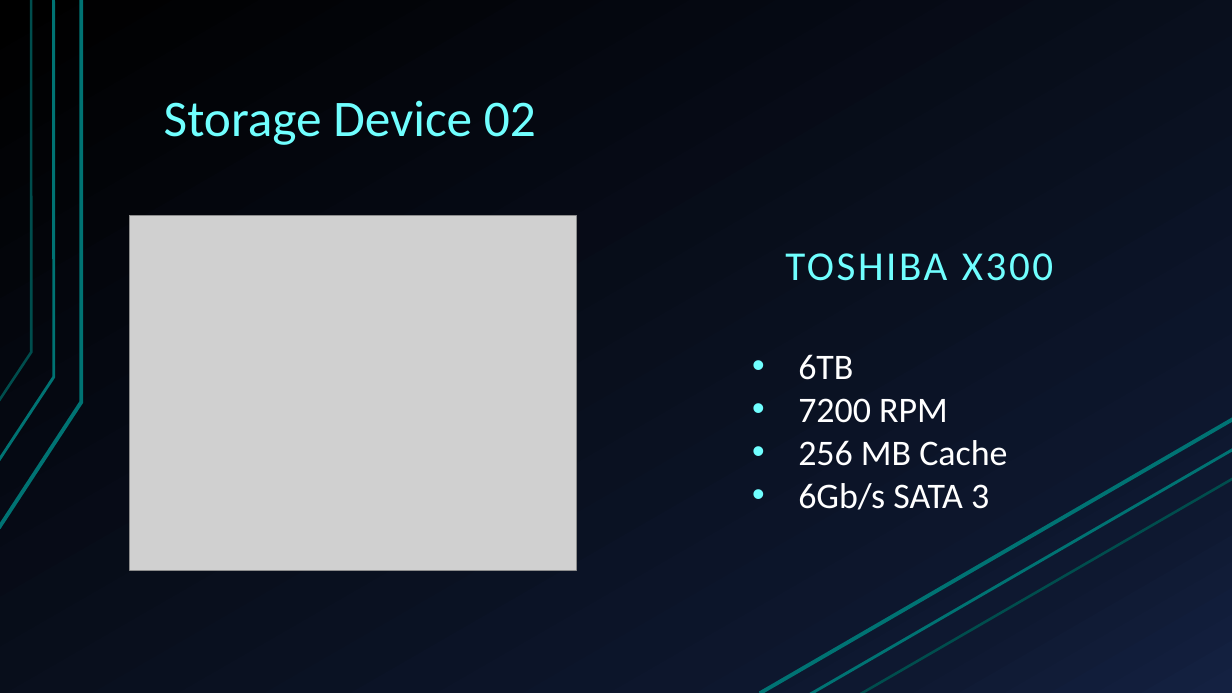
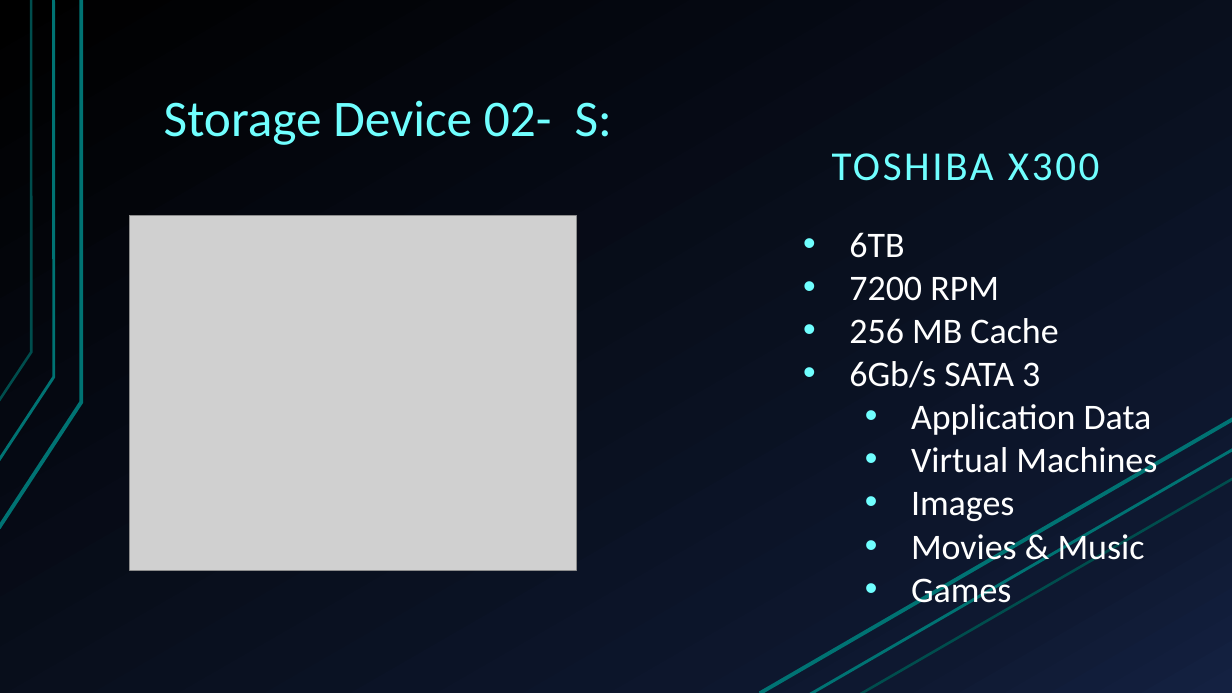
Before and after one commit to Ploppa-Smurph/ctec112_IT_HardwareSupport, a slide deck: slide 11 of buildPC.pptx. Drawn at 1232x693 pixels with LibreOffice and Linux fonts; fonts in the diff are those of the drawing; grey boxes stand for pictures. Boxes give left, top, right and bottom in pixels: in the first picture for what was removed or moved away, otherwise in the second. Text is boxed around its words. In the diff, an @@ line names an element or a change of style, - is before the commit and + after.

```diff
--- a/buildPC.pptx
+++ b/buildPC.pptx
@@ title at [164,100,612,145]: text changed @@
-Storage Device 02
+Storage Device 02- S:
@@ text "TOSHIBA X300": place and size @@
-text "TOSHIBA X300" at [785,253,1053,281]
+text "TOSHIBA X300" at [832,153,1099,181]
@@ text "6TB": place and size @@
-text "6TB" at [798,354,1007,510]
+text "6TB" at [849,232,1157,611]
@@ text at [911,404,1157,611]: paragraphs added @@
+  • Application Data
+  • Virtual Machines
+  • Images
+  • Movies & Music
+  • Games
```
Also in this commit, not shown: 2 other slides changed, 4 slides added, 1 slide removed.
